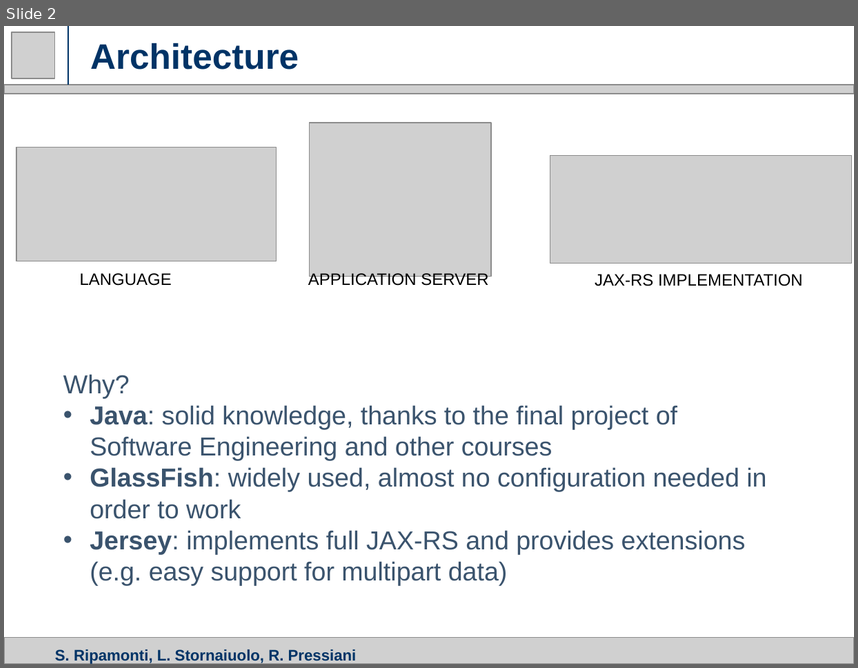
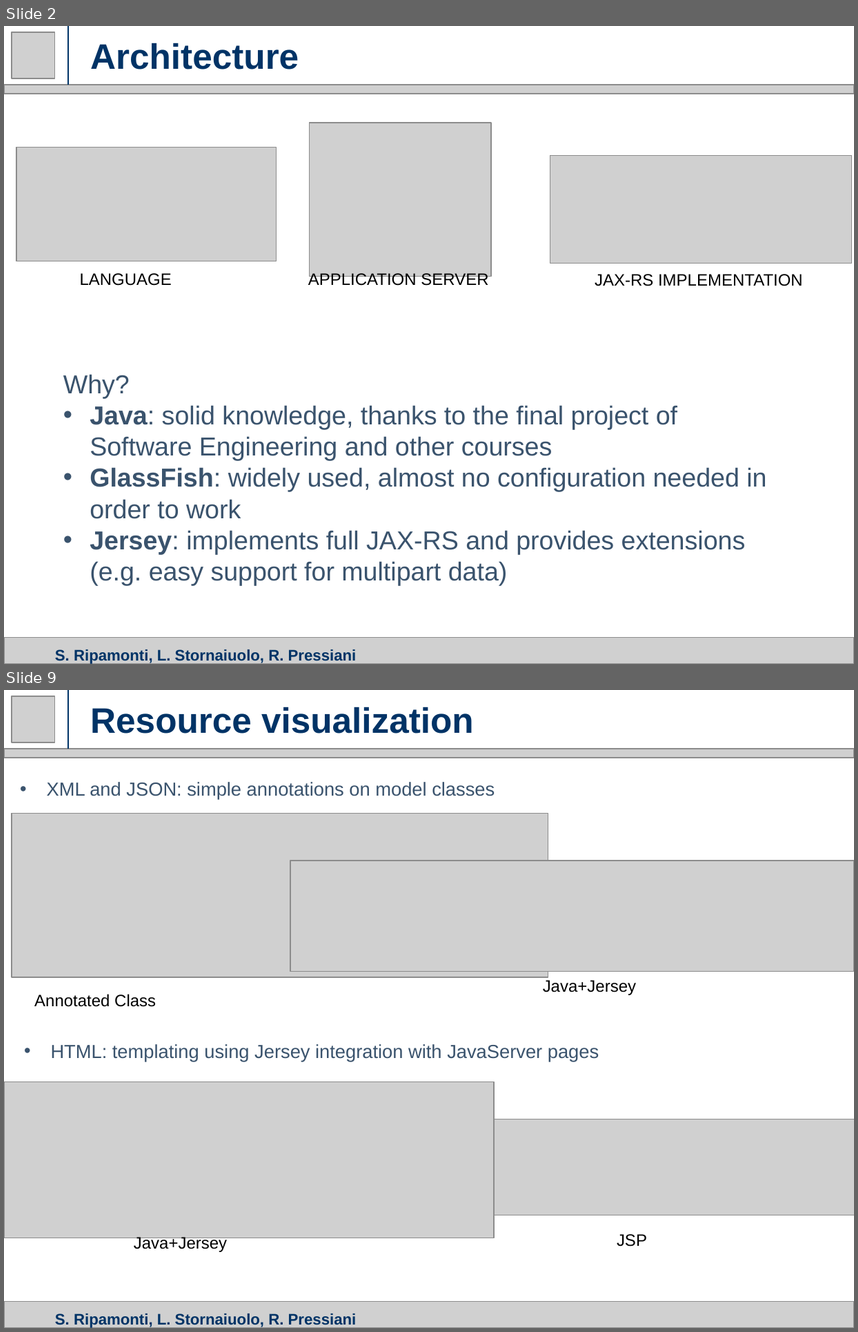
Before and after one commit to ripa1993/mw_rest, a slide deck: slides/rest.pptx. Shown one above the other, each under a label of ours: slide 2 before the commit, slides 2 and 9 after it; the slides between them are not shown. The pictures are 858x668 and 858x1332 pixels, drawn with LibreOffice and Linux fonts; fonts in the diff are those of the drawing; grey boxes stand for pictures. Boxes give left, top, right and bottom in pixels: in the first picture for what was removed or moved away, otherwise in the second. Text is boxed around its words. In the diff, an @@ line names an element or a change of style, - is before the commit and + after.

```diff
--- a/slides/rest.pptx
+++ b/slides/rest.pptx
@@ slide 9 added at [4, 690, 854, 1328], background #FFFFFF @@
@@ picture added at [12, 696, 55, 742] @@
@@ line added from (69, 749) to (69, 690), #003366 0.75 pt @@
@@ title added at [90, 707, 474, 733], 30 pt, text #003366, bold @@
+Resource visualization
@@ picture added at [4, 749, 854, 758] @@
@@ text added at [47, 782, 495, 800], 16 pt, text #3A536D @@
+• XML and JSON: simple annotations on model classes
@@ picture added at [12, 814, 548, 977] @@
@@ picture added at [290, 861, 854, 972] @@
@@ text added at [34, 994, 156, 1007], 14 pt, text #000000 @@
+Annotated Class
@@ text added at [543, 980, 636, 995], 14 pt, text #000000 @@
+Java+Jersey
@@ text added at [51, 1044, 599, 1062], 16 pt, text #3A536D @@
+• HTML: templating using Jersey integration with JavaServer pages
@@ picture added at [4, 1082, 494, 1239] @@
@@ picture added at [494, 1118, 854, 1214] @@
@@ text added at [134, 1235, 227, 1252], 14 pt, text #000000 @@
+Java+Jersey
@@ text added at [617, 1234, 647, 1246], 14 pt, text #000000 @@
+JSP
@@ picture added at [4, 1301, 854, 1328] @@
@@ title added at [55, 1313, 357, 1328], 13 pt, text #003366, bold @@
+S. Ripamonti, L. Stornaiuolo, R. Pressiani
```
Also in this commit, not shown: 5 slides changed, 1 other slide added, 1 other file.
